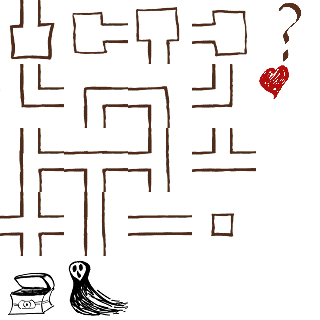
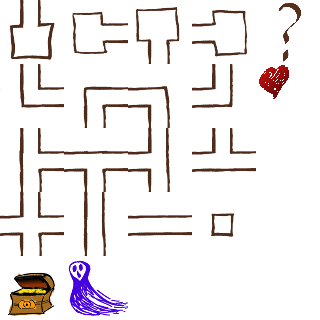
The second 320×320 image is a revision of the first. Changes to its layers:
painted on "Ghost" over [68, 260, 128, 316]
added layer "ghost bg" above "Heart" over [68, 260, 125, 316]
painted on "Heart" over [259, 65, 289, 99]
added layer "chest highlights" above "Chest" over [18, 288, 46, 294]
added layer "chest bg" above "Grid" over [9, 273, 55, 316]
